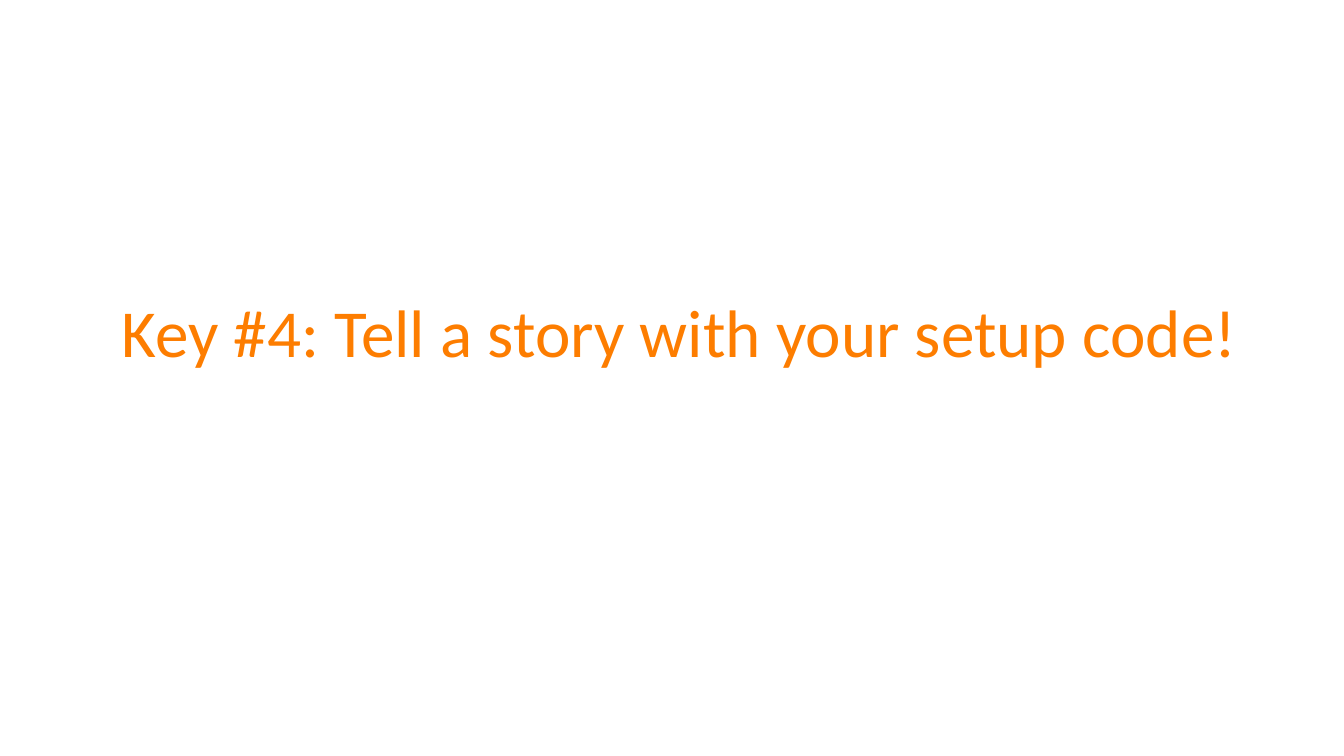
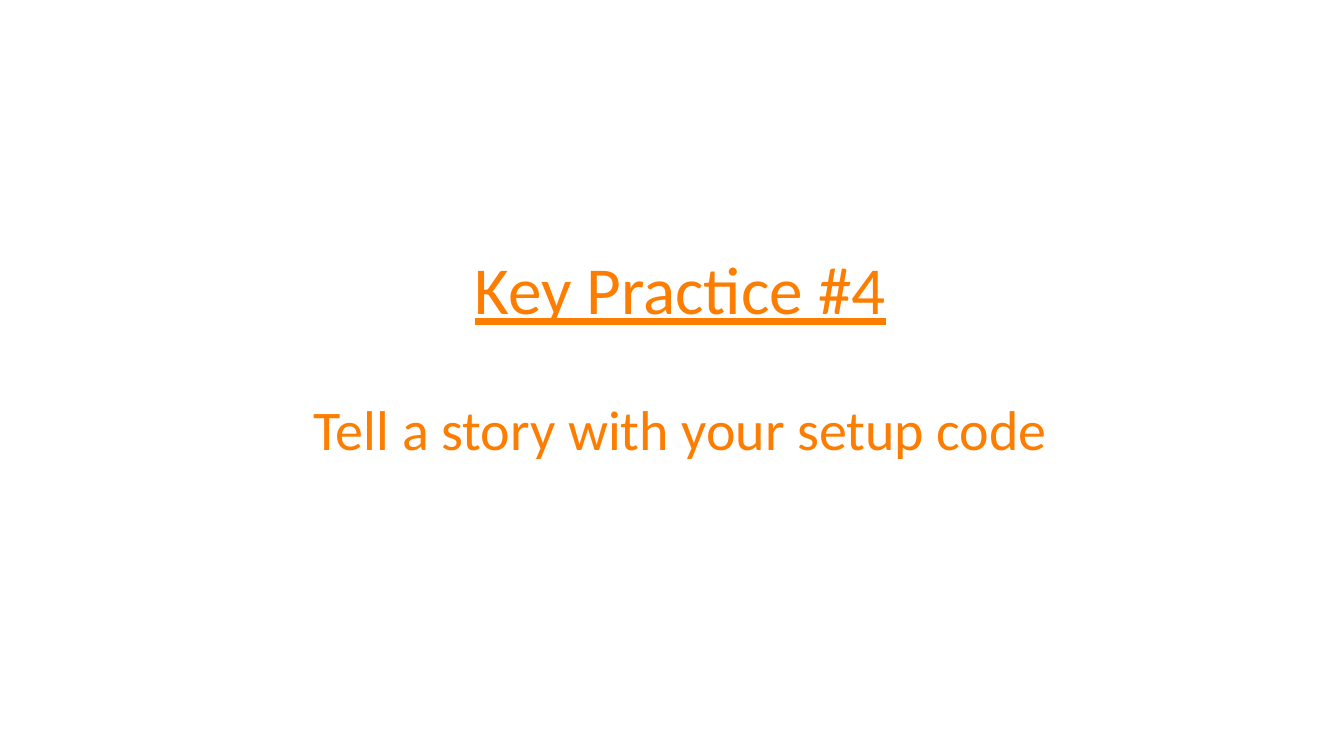
Before and after one commit to spetryjohnson/Talk-Patterns_of_Effective_Test_Setup, a slide deck: slide 45 of POETS - CodeMash 2017.pptx (slide 41 before the commit). Drawn at 1344x756 pixels with LibreOffice and Linux fonts; fonts in the diff are those of the drawing. Boxes give left, top, right and bottom in pixels: in the first picture for what was removed or moved away, otherwise in the second. Text is boxed around its words. In the diff, an @@ line names an element or a change of style, - is before the commit and + after.

```diff
--- a/POETS - CodeMash 2017.pptx
+++ b/POETS - CodeMash 2017.pptx
@@ title at [314,267,1047,459]: text changed; size 48 to 40 pt @@
-Key #4: Tell a story with your setup code!
+Key Practice #4
+Tell a story with your setup code
```
Also in this commit, not shown: 14 other slides changed, 12 slides added, 11 slides removed, 1 other file.
